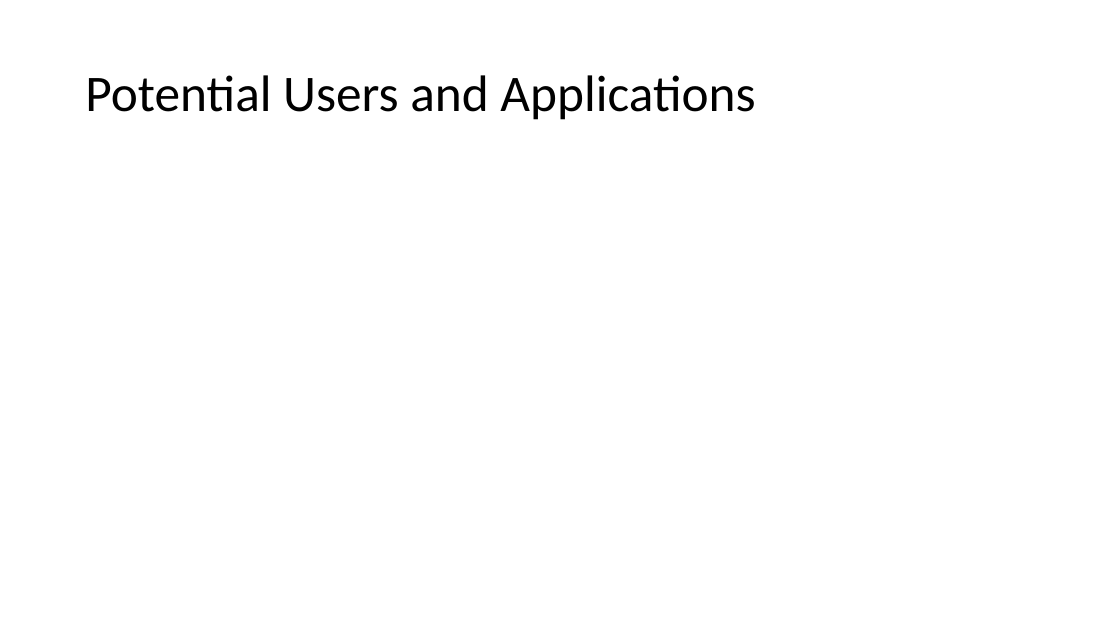
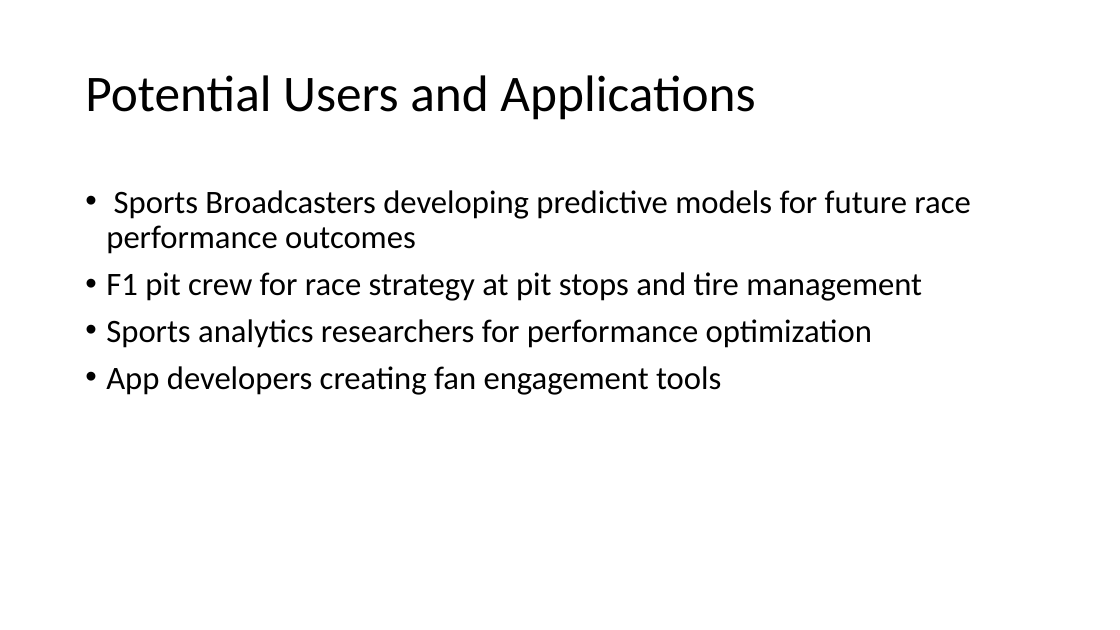
Before and after one commit to minhmgnvo/dsci511-group-assignment, a slide deck: slide 3 of Project-Presentation-Template.pptx. Drawn at 1120x630 pixels with LibreOffice and Linux fonts; fonts in the diff are those of the drawing. Boxes give left, top, right and bottom in pixels: in the first picture for what was removed or moved away, otherwise in the second. Text is boxed around its words. In the diff, an @@ line names an element or a change of style, - is before the commit and + after.

```diff
--- a/Project-Presentation-Template.pptx
+++ b/Project-Presentation-Template.pptx
@@ text added at bbox=[106, 190, 970, 395], 28 pt, text #000000 @@
+• Sports Broadcasters developing predictive models for future race performance outcomes
+• F1 pit crew for race strategy at pit stops and tire management
+• Sports analytics researchers for performance optimization
+• App developers creating fan engagement tools
```
Also in this commit, not shown: 1 other slide changed, 1 slide added, 1 slide removed, 1 other file.
